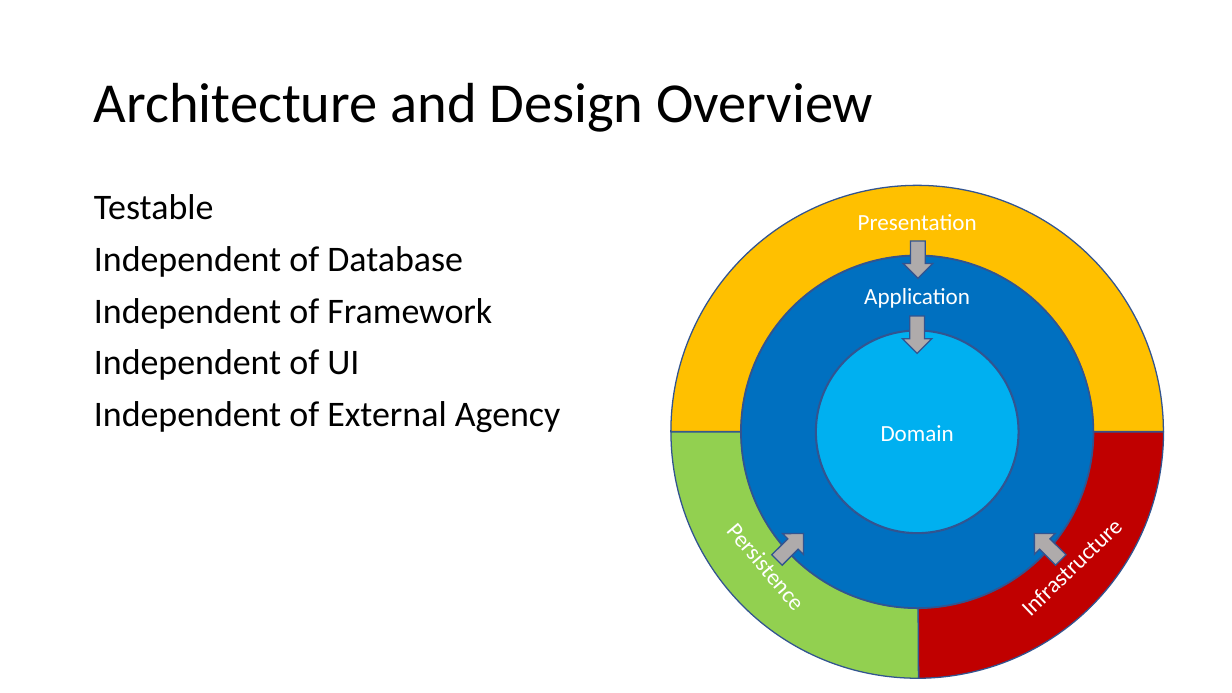
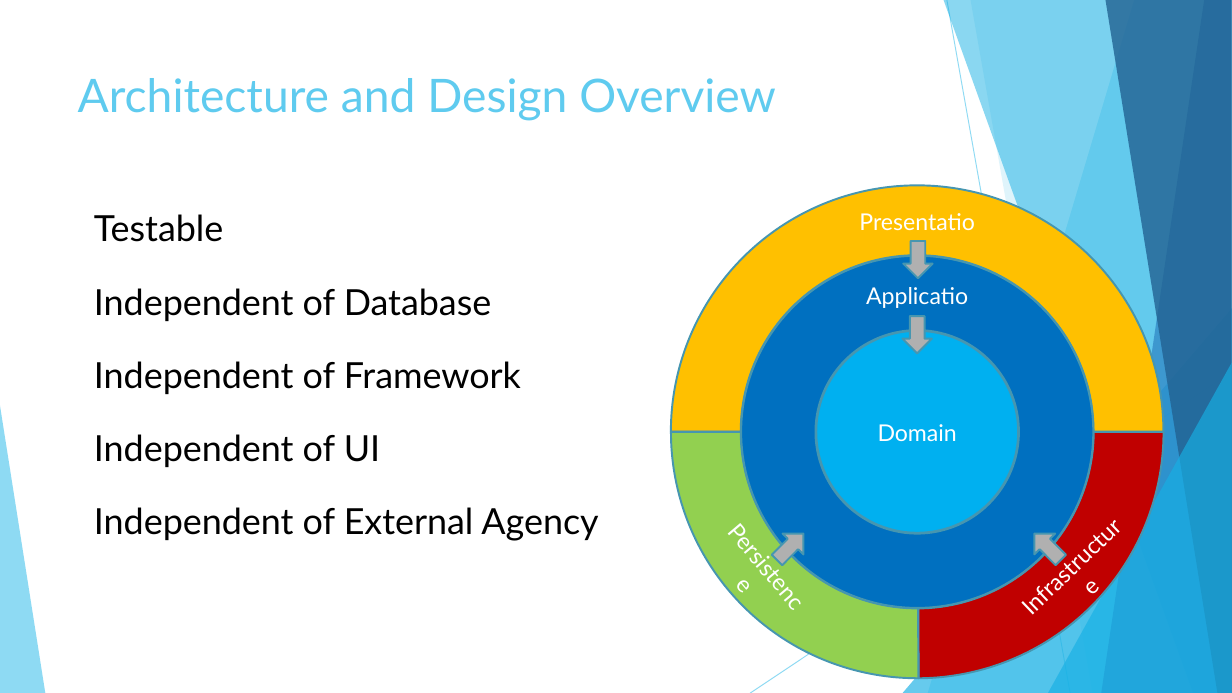
Before and after one commit to EnterpriseProductsLP/tag-tech-spikes, a slide deck: slide 5 of src/end-to-end-example/Presentation/Clean Architecture with .Net Core.pptx. Drawn at 1232x693 pixels with LibreOffice and Linux fonts; fonts in the diff are those of the drawing. Boxes give left, top, right and bottom in pixels: in the first picture for what was removed or moved away, otherwise in the second. Text is boxed around its words. In the diff, an @@ line names an element or a change of style, - is before the commit and + after.

```diff
--- a/src/end-to-end-example/Presentation/Clean Architecture with .Net Core.pptx
+++ b/src/end-to-end-example/Presentation/Clean Architecture with .Net Core.pptx
@@ title "Architecture and Design Overview": place and size @@
-title "Architecture and Design Overview" at [94, 82, 873, 132]
+title "Architecture and Design Overview" at [78, 78, 776, 121]
@@ title "Architecture and Design Overview" at [78, 78, 776, 121]: size 44 to 36 pt, font Calibri to Lato, text colour #000000 to #5FCBEF; line spacing 0.9 to 1; vertical alignment middle to top @@
@@ text "Testable" at [94, 214, 598, 541]: font Calibri to Lato; line spacing 0.9 to 1.4 @@
@@ outline #325491 1 pt to #4696B1 1.5 pt in 4 elements at [671, 186, 1164, 678], [671, 186, 1164, 678], [671, 186, 1164, 678], [741, 256, 1093, 608] @@
@@ ellipse "Domain" at [816, 331, 1019, 533]: font Calibri to Lato; outline #325491 1 pt to #4696B1 1.5 pt @@
@@ group added at [0, 0, 1232, 693]: 5 freeform shapes, 3 triangles, 2 lines @@
@@ font Calibri to Lato in 4 elements at [855, 276, 981, 313], [848, 202, 987, 239], [712, 507, 822, 627], [1004, 502, 1137, 631] @@
@@ fill #AFABAB to #B0B0B0; outline #325491 1 pt to #4696B1 1.5 pt in 4 elements at [902, 316, 932, 353], [903, 241, 933, 278], [767, 524, 814, 571], [1025, 524, 1072, 571] @@
```
Also in this commit, not shown: 15 other slides changed, 4 other files.
